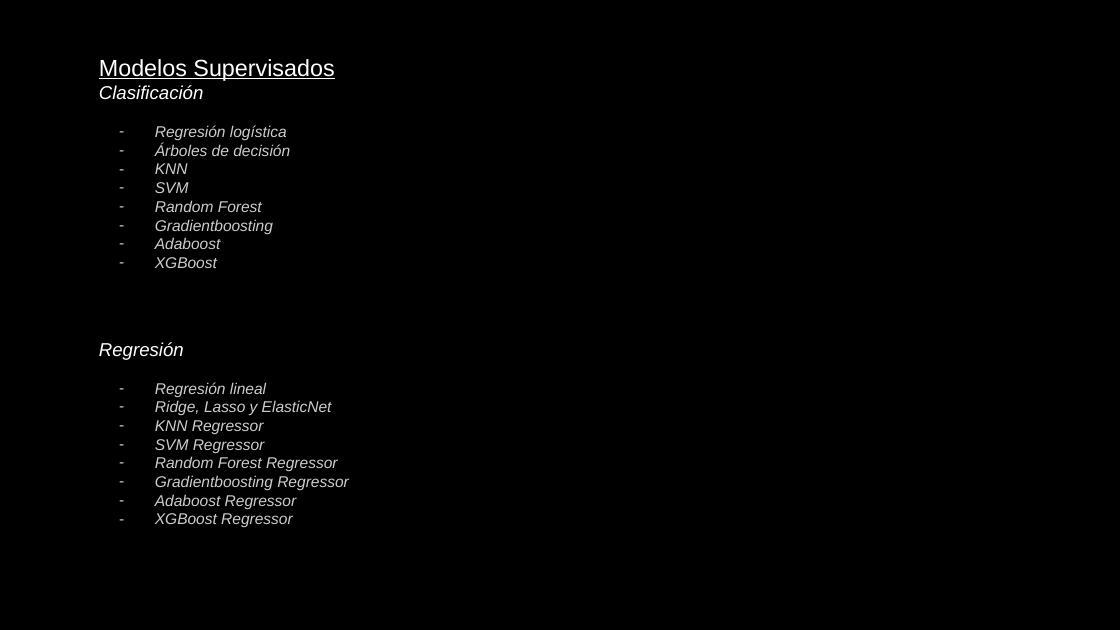
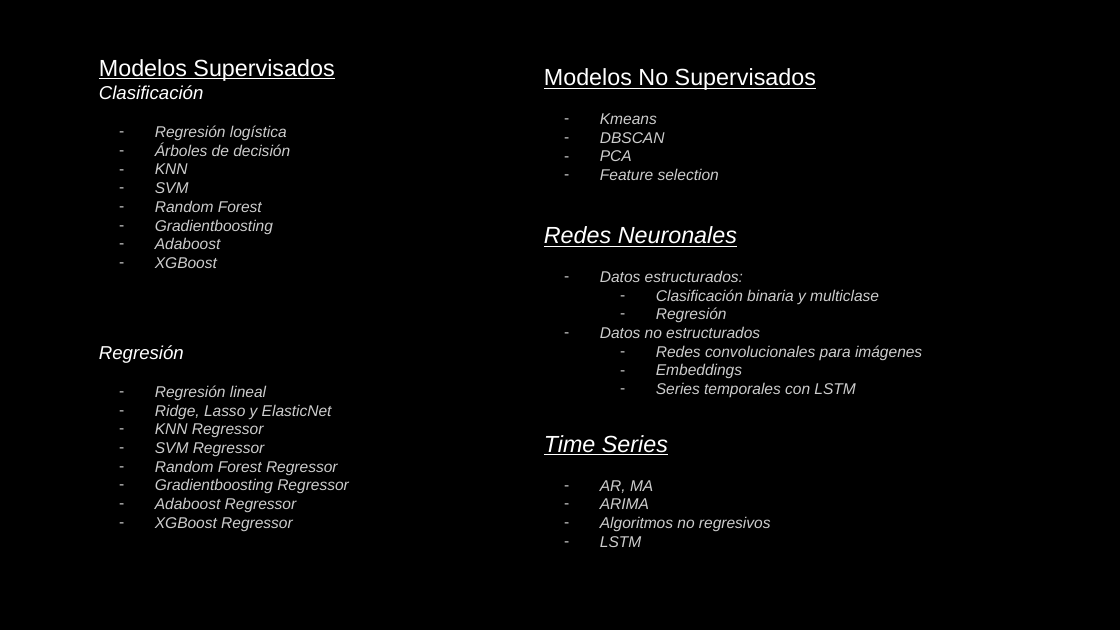
Before and after one commit to marcusRB/thebridgedsftene21, a slide deck: slide 9 of 3-Machine Learning/documentos/Recap.pptx (slide 8 before the commit). Drawn at 1120x630 pixels with LibreOffice and Linux fonts; fonts in the diff are those of the drawing. Boxes give left, top, right and bottom in pixels: in the first picture for what was removed or moved away, otherwise in the second. Text is boxed around its words. In the diff, an @@ line names an element or a change of style, - is before the commit and + after.

```diff
--- a/3-Machine Learning/documentos/Recap.pptx
+++ b/3-Machine Learning/documentos/Recap.pptx
@@ text added at box(544, 68, 816, 180), 10 pt, text #CCCCCC, italic @@
+Modelos No Supervisados
+– Kmeans
+– DBSCAN
+– PCA
+– Feature selection
@@ text added at box(544, 226, 922, 397), 10 pt, text #CCCCCC, italic @@
+Redes Neuronales
+– Datos estructurados:
+  – Clasificación binaria y multiclase
+  – Regresión
+– Datos no estructurados
+  – Redes convolucionales para imágenes
+  – Embeddings
+  – Series temporales con LSTM
@@ text "Regresión": place and size @@
-text "Regresión" at box(99, 342, 349, 527)
+text "Regresión" at box(99, 345, 349, 531)
@@ text added at box(544, 435, 771, 547), 10 pt, text #CCCCCC, italic @@
+Time Series
+– AR, MA
+– ARIMA
+– Algoritmos no regresivos
+– LSTM
```
Also in this commit, not shown: 3 other slides changed, 2 slides added, 14 other files.
